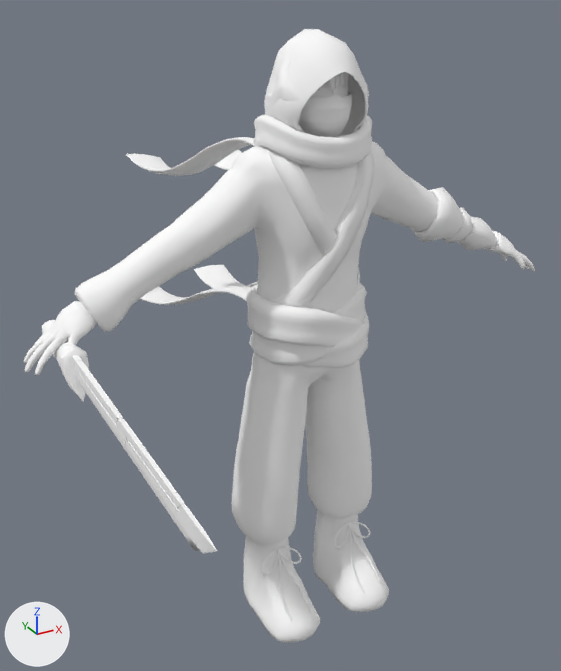
Renders of the FBX model Assets/Character/Model/Player/ninja_model_MeshJoin.fbx from each side of a commit.
One viewpoint serves both versions: a 50 mm camera at (-0.125, -0.207, 0.217) aimed at (-0.003, 0.014, 0.106). The axes (+X, +Y, +Z) are drawn at lower left. The lights are the same throughout. The first picture is the older version. Where no turn or scale is listed for an object, it has been applied to the vertices. Vertices at exactly the same position are counted once.

The first picture shows 'Blade', 'Body', 'Face', 'Leftloincloth', 'Rightlmuffler', 'Rightloincloth' and 3 more.
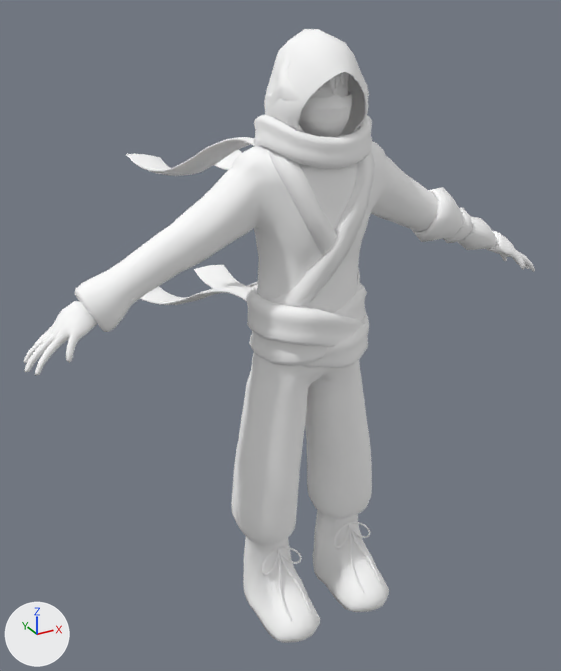
Pixel boxes (x1, y1, x2, y2) of what changed, in the pictures (561 x 671 px):
'Blade', deleted: before (42, 320, 217, 553)

The change, as a list of edits to the scene's bpy script:
```text
Change me_mesh:
    where me_mesh.from_pydata(...)  # 1601 vertices, 2929 faces; spans x -0.0109..0.0108, y -0.0151..0.0092, z 0.1699..0.2056
    used by ob_face; location = (0.0, 0.0, 0.0)
    me_mesh part 1: its shading normals changed
Remove ob_blade:
    ob_blade = bpy.data.objects.new('Blade', me_mesh_009)
    ob_blade.location = (0.0, 0.0, 0.0)
```
